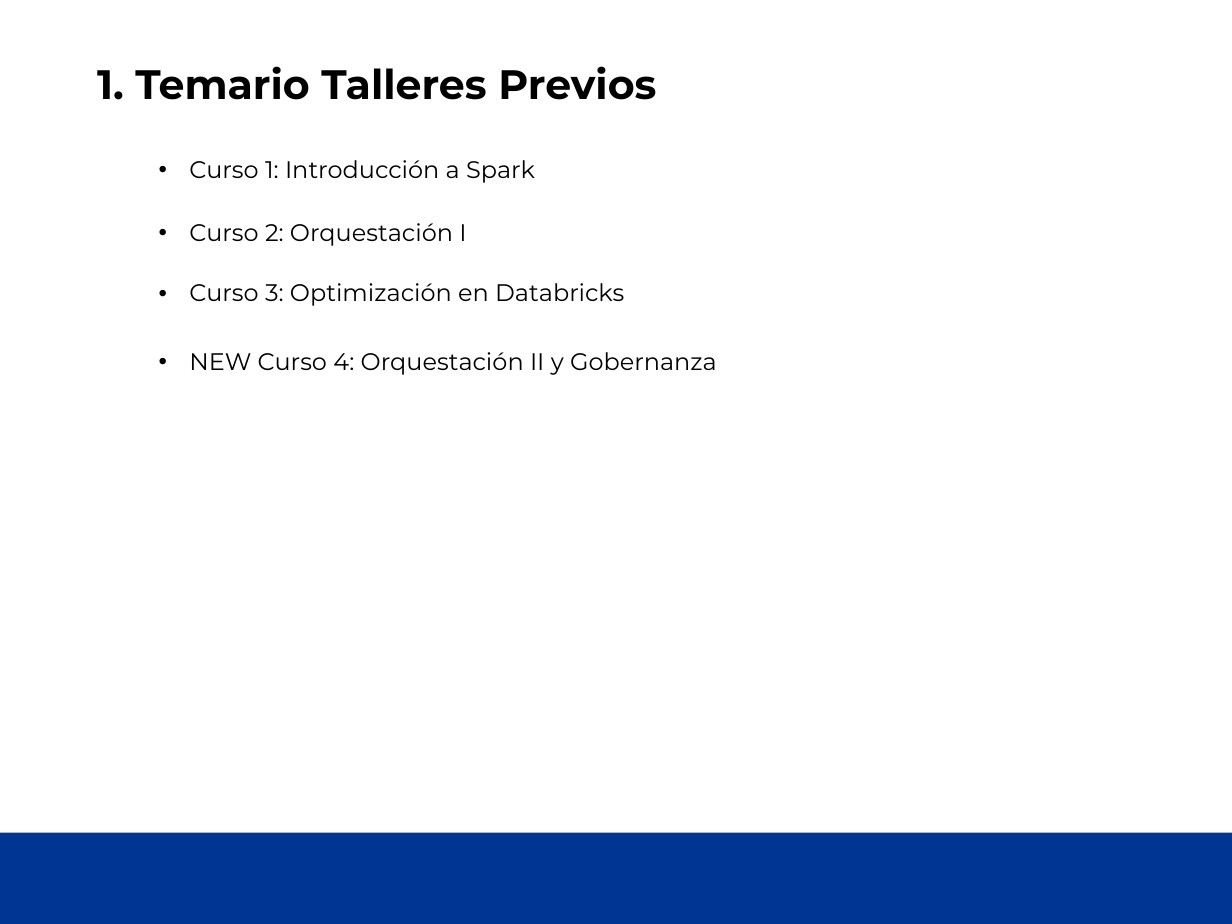
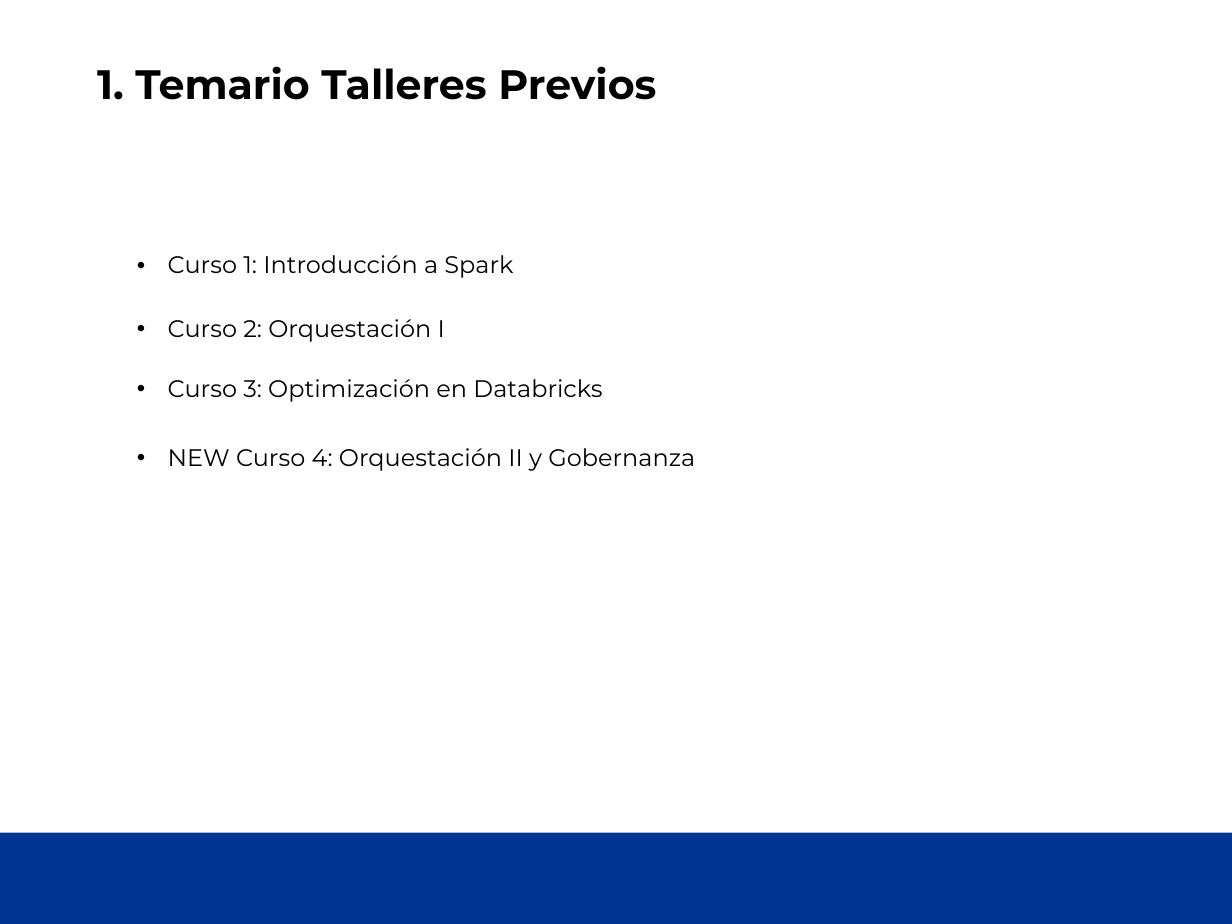
Before and after one commit to jmartinezceste/251101Course_UC_Ceste, a slide deck: slide 4 of UC_Course_Sesion1/UCDatabrick - Sesion 1.pptx. Drawn at 1232x924 pixels with LibreOffice and Linux fonts; fonts in the diff are those of the drawing; background and template pictures are left out. Boxes give left, top, right and bottom in pixels: in the first picture for what was removed or moved away, otherwise in the second. Text is boxed around its words. In the diff, an @@ line names an element or a change of style, - is before the commit and + after.

```diff
--- a/UC_Course_Sesion1/UCDatabrick - Sesion 1.pptx
+++ b/UC_Course_Sesion1/UCDatabrick - Sesion 1.pptx
@@ text "Curso 1: Introducción a Spark": place and size @@
-text "Curso 1: Introducción a Spark" at bbox=[189, 160, 717, 375]
+text "Curso 1: Introducción a Spark" at bbox=[168, 255, 695, 471]
```
Also in this commit, not shown: 1 other slide changed.
